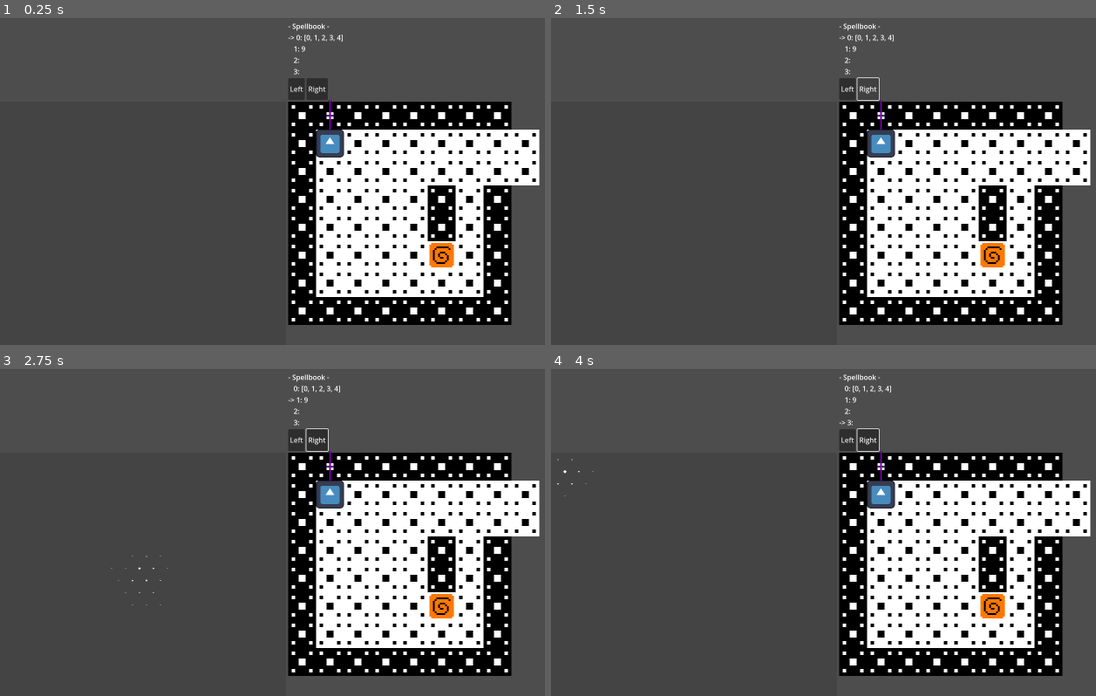
Above: before the commit, frames 1-4 (two rows, left to right).
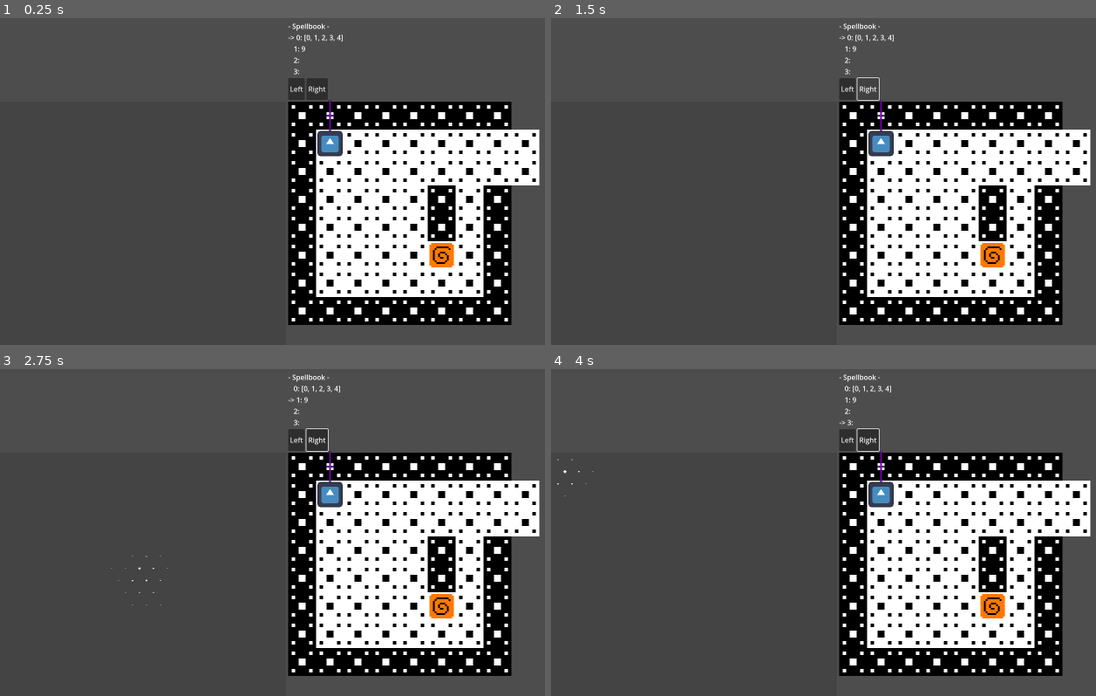
Above: after the commit, the same moments.

Repository: Nauviax/Hexgame
Game: Godot game, scene res://main_scene/main_scene.tscn
Two runs of this game, one before a commit and one after it. Both use one fixed random seed, a clock stepped at 60 frames per second and the inputs below. The engine's default icon, where the game draws it, is replaced by a stand-in: a white triangle on a blue panel in a dark square.
Inputs (mouse positions are in pixels of both pictures, inside the frame that each line leads up to):
- Up to frame 1 (0.25 s): no input
- Up to frame 2 (1.5 s): click "Left" at 0.5 s; click "Right" at 1.25 s
- Up to frame 3 (2.75 s): tap Enter at 2 s; move the mouse to (141, 575) at 2.02 s; hold D (move_right, bound only after the commit) from 2.03 s (still down); click (141, 575) at 2.17 s
- Up to frame 4 (4 s): tap Space at 2.75 s; move the mouse to (556, 460) at 2.77 s; release D (move_right, bound only after the commit) at 2.78 s; hold S (move_down, bound only after the commit) 2.78-3.53 s; click (556, 460) at 2.92 s; tap Enter at 3.5 s; move the mouse to (567, 470) at 3.52 s; hold D (move_right, bound only after the commit) from 3.53 s (still down); click (567, 470) at 3.67 s

The runs differ from the first frame. In frame 1, 0.2% of the frame differs, in the area x 57-64%, y 34-43%; in frame 2, 0.2%; in frame 3, 0.2%; in frame 4, 0.2%.

Commit message:
Player movement (Gasp) (Also minor tilemap coord changes)

Diff:
--- a/entity/entity.gd
+++ b/entity/entity.gd
@@ -68,13 +68,13 @@
 
 # Coordinate conversions
 # Fake takes 0,0 as centre of top left tile, but actual positions take 0,0 as top left CORNER
-# Additionally, one tile is 64 pixels. so x64 + 32 to convert fake to real, -32 / 64 to convert real to fake
+# Additionally, one tile is 64 pixels. so x64 to convert fake to real, /64 to convert real to fake
 # Fake coordinates are for input/output, real coordinates are for mathing on and storing.
 
-static var FAKE_SCALE = 64 # Used by some patterns needing to convert fake distances to real distances. (Floats)
+static var FAKE_SCALE = 64 # This val directly used by some patterns needing to convert fake distances to real distances. (Floats)
 
 static func fake_to_real(level_pos: Vector2):
-	return Vector2(level_pos.x * 64 + 32, level_pos.y * 64 + 32)
+	return Vector2(level_pos.x * FAKE_SCALE, level_pos.y * FAKE_SCALE)
 
 static func real_to_fake(screen_pos: Vector2):
-	return Vector2((screen_pos.x - 32) / 64, (screen_pos.y - 32) / 64)
+	return Vector2(screen_pos.x / FAKE_SCALE, screen_pos.y / FAKE_SCALE)
--- a/entity/non_player/iota_haver.gd
+++ b/entity/non_player/iota_haver.gd
@@ -1,4 +1,4 @@
-extends Node2D
+extends StaticBody2D
 
 # Information that all entities need
 var entity: Entity = Entity.new("IotaHaver", 0, self)
--- a/entity/non_player/iota_haver.tscn
+++ b/entity/non_player/iota_haver.tscn
@@ -4,15 +4,14 @@
 [ext_resource type="Texture2D" uid="uid://cicqmvqwp8vi8" path="res://resources/sprites/ShittyEntitySprite.png" id="2_my1yg"]
 
 [sub_resource type="RectangleShape2D" id="RectangleShape2D_b3m4m"]
-size = Vector2(64, 64)
+size = Vector2(56, 56)
 
-[node name="IotaHaver" type="Node2D"]
+[node name="IotaHaver" type="StaticBody2D"]
+collision_mask = 3
 script = ExtResource("1_fbb2e")
 
 [node name="Sprite2D" type="Sprite2D" parent="."]
 texture = ExtResource("2_my1yg")
 
-[node name="StaticBody2D" type="StaticBody2D" parent="."]
-
-[node name="CollisionShape2D" type="CollisionShape2D" parent="StaticBody2D"]
+[node name="CollisionShape2D" type="CollisionShape2D" parent="."]
 shape = SubResource("RectangleShape2D_b3m4m")
--- a/entity/player/player.gd
+++ b/entity/player/player.gd
@@ -1,4 +1,4 @@
-extends Node2D
+extends CharacterBody2D
 class_name Player
 
 # The Level_Control node (Level's parent) controls Global.player_control, which determines if the player recieves input.
@@ -10,6 +10,15 @@
 @export var player_sb: Array = [[0.0, 1.0, 2.0, 3.0, 4.0], null, null, null]
 # Current default spellbook has 4 slots, and starts with the above 0-4 array.
 # This can be changed per level, using the inspector (@export)
+
+# Variables for player movement
+var speed = 1024
+var bounce = 0.1 # Velocity preserved on collision (0.1 means 10% in collision direction)
+var friction = 0.05 # Pull towards 0 when no input
+var tile_gravity = 10 # Pull strength of tiles (When slow enough)
+var tile_gravity_max_vel = 75 # Maximum velocity before tile gravity stops
+var acceleration = 0.015
+var tile_snap = Vector2(Entity.FAKE_SCALE, Entity.FAKE_SCALE)
 
 # The player's look line
 @onready var look_line: Line2D = $Look_Dir
@@ -27,14 +36,49 @@
 	# Adjust entity look unit vector
 	entity.look_dir = mouse_pos.normalized()
 
+# Player movement controls
+func _physics_process(delta):
+	if not Globals.player_control:
+		return # Player control required
 
-# Player controls
-func _input(event):
-	# Player control enabled?
-	if not Globals.player_control:
-		return
-	if event is InputEventMouseButton:
-		if event.button_index == MOUSE_BUTTON_RIGHT and event.is_pressed() == true:
-			print("Player recognized R_click")
-	if event is InputEventMouseMotion:
-		set_look_dir(to_local(event.position))
+	# Keyboard input
+	var input_dir = Vector2.ZERO
+	if Input.is_action_pressed("move_up"):
+		input_dir.y -= 1
+	if Input.is_action_pressed("move_down"):
+		input_dir.y += 1
+	if Input.is_action_pressed("move_left"):
+		input_dir.x -= 1
+	if Input.is_action_pressed("move_right"):
+		input_dir.x += 1
+
+	# Movement
+	if input_dir != Vector2.ZERO:
+		# Lerp towards input direction
+		velocity = lerp(velocity, input_dir.normalized() * speed, acceleration)
+	else:
+		# Apply friction
+		velocity = lerp(velocity, Vector2.ZERO, friction)
+		var vel_len = velocity.length()
+		# If close enough and slow enough, snap to grid
+		var tile_center = position.snapped(tile_snap)
+		var tile_dir = tile_center - position
+		if tile_dir.length() < 1 and vel_len < 25:
+			position = tile_center
+			velocity = Vector2.ZERO
+		# Otherwise, apply velocity towards nearest tile center
+		elif vel_len < tile_gravity_max_vel:
+			velocity += tile_dir.normalized() * tile_gravity
+	var collision = move_and_collide(velocity * delta)
+	if collision:
+		# Bounce off of collision
+		var col_norm = collision.get_normal()
+		# Bounce only horizontally or vertically, as most/all collisions are with tiles.
+		if abs(col_norm.x) > abs(col_norm.y):
+			velocity.x *= -bounce
+		else:
+			velocity.y *= -bounce
+
+
+	# Player aiming controls
+	set_look_dir(to_local(get_viewport().get_mouse_position()))
--- a/entity/player/player.tscn
+++ b/entity/player/player.tscn
@@ -5,11 +5,13 @@
 [ext_resource type="Texture2D" uid="uid://bkenq7bgqh8cl" path="res://resources/sprites/LookLine.png" id="3_f244p"]
 
 [sub_resource type="RectangleShape2D" id="RectangleShape2D_r3tw1"]
-size = Vector2(64, 64)
+size = Vector2(56, 56)
 
-[node name="Player" type="Node2D"]
+[node name="Player" type="CharacterBody2D"]
+collision_mask = 3
+motion_mode = 1
+platform_floor_layers = 0
 script = ExtResource("1_vgx7j")
-player_sb = null
 
 [node name="Look_Dir" type="Line2D" parent="."]
 points = PackedVector2Array(0, 0, 0, -100)
@@ -18,10 +20,8 @@
 texture_mode = 1
 
 [node name="Body" type="Sprite2D" parent="."]
-scale = Vector2(0.5, 0.5)
+scale = Vector2(0.45, 0.45)
 texture = ExtResource("1_3bml7")
 
-[node name="CharacterBody2D" type="CharacterBody2D" parent="."]
-
-[node name="CollisionShape2D" type="CollisionShape2D" parent="CharacterBody2D"]
+[node name="CollisionShape2D" type="CollisionShape2D" parent="."]
 shape = SubResource("RectangleShape2D_r3tw1")
--- a/levels/base/level_base.gd
+++ b/levels/base/level_base.gd
@@ -47,12 +47,7 @@
 	raycast_e.target_position = dir * raycast_dist
 	raycast_e.position = pos
 	raycast_e.force_raycast_update() # Works while disabled
-	# if not raycast_e.is_colliding():
-	# 	return null # Possibly redundant, but at least no surprises.
 	var hit = raycast_e.get_collider()
-	if hit == null:
+	if hit == null or not "entity" in hit: # If we hit something that isn't an entity (Like a wall)
 		return null # Miss
-	var hit_parent = hit.get_parent()
-	if not "entity" in hit_parent: # If we hit something that isn't an entity (Like a wall)
-		return null
-	return hit_parent.entity
+	return hit.entity
--- a/levels/base/level_base.tscn
+++ b/levels/base/level_base.tscn
@@ -16,9 +16,10 @@
 collision_mask = 2
 
 [node name="TileMap" type="TileMap" parent="."]
+position = Vector2(-32, -32)
 tile_set = ExtResource("1_2okn0")
 format = 2
 layer_0/tile_data = PackedInt32Array(0, 0, 0, 65536, 0, 0, 131072, 0, 0, 196608, 0, 0, 262144, 0, 0, 327680, 0, 0, 3932 …(267 unchanged characters)…
 
 [node name="Player" parent="." instance=ExtResource("2_avtny")]
-position = Vector2(96, 96)
+position = Vector2(64, 64)
--- a/levels/test_level.tscn
+++ b/levels/test_level.tscn
@@ -9,7 +9,7 @@
 layer_0/tile_data = PackedInt32Array(0, 0, 0, 65536, 0, 0, 131072, 0, 0, 196608, 0, 0, 262144, 0, 0, 327680, 0, 0, 3932 …(792 unchanged characters)…
 
 [node name="IotaHaver" parent="." index="3" instance=ExtResource("2_a1eik")]
-position = Vector2(352, 352)
+position = Vector2(320, 320)
 
 [node name="Player" parent="." index="4"]
 player_sb = [[0.0, 1.0, 2.0, 3.0, 4.0], 9.0, null, null]
--- a/main_scene/main_scene.gd
+++ b/main_scene/main_scene.gd
@@ -16,6 +16,8 @@
 	# Load test level
 	var level = test_level.instantiate()
 	level_control.add_child(level)
+	# Offset by Entity.FAKE_SCALE / 2 (Due to tilemap offset)
+	level.position = Vector2(Entity.FAKE_SCALE / 2, Entity.FAKE_SCALE / 2)
 
 	# Prepare hexecutor with level info
 	hexecutor = Hexecutor.new(level, level.player.entity, self)
--- a/project.godot
+++ b/project.godot
@@ -31,6 +31,29 @@
 window/size/viewport_height=900
 window/stretch/mode="viewport"
 
+[input]
+
+move_up={
+"deadzone": 0.5,
+"events": [Object(InputEventKey,"resource_local_to_scene":false,"resource_name":"","device":-1,"window_id":0,"alt_pressed":false,"shift_pressed":false,"ctrl_pressed":false,"meta_pressed":false,"pressed":false,"keycode":0,"physical_keycode":87,"key_label":0,"unicode":119,"echo":false,"script":null)
+]
+}
+move_down={
+"deadzone": 0.5,
+"events": [Object(InputEventKey,"resource_local_to_scene":false,"resource_name":"","device":-1,"window_id":0,"alt_pressed":false,"shift_pressed":false,"ctrl_pressed":false,"meta_pressed":false,"pressed":false,"keycode":0,"physical_keycode":83,"key_label":0,"unicode":115,"echo":false,"script":null)
+]
+}
+move_left={
+"deadzone": 0.5,
+"events": [Object(InputEventKey,"resource_local_to_scene":false,"resource_name":"","device":-1,"window_id":0,"alt_pressed":false,"shift_pressed":false,"ctrl_pressed":false,"meta_pressed":false,"pressed":false,"keycode":0,"physical_keycode":65,"key_label":0,"unicode":97,"echo":false,"script":null)
+]
+}
+move_right={
+"deadzone": 0.5,
+"events": [Object(InputEventKey,"resource_local_to_scene":false,"resource_name":"","device":-1,"window_id":0,"alt_pressed":false,"shift_pressed":false,"ctrl_pressed":false,"meta_pressed":false,"pressed":false,"keycode":0,"physical_keycode":68,"key_label":0,"unicode":100,"echo":false,"script":null)
+]
+}
+
 [rendering]
 
 textures/canvas_textures/default_texture_filter=0
